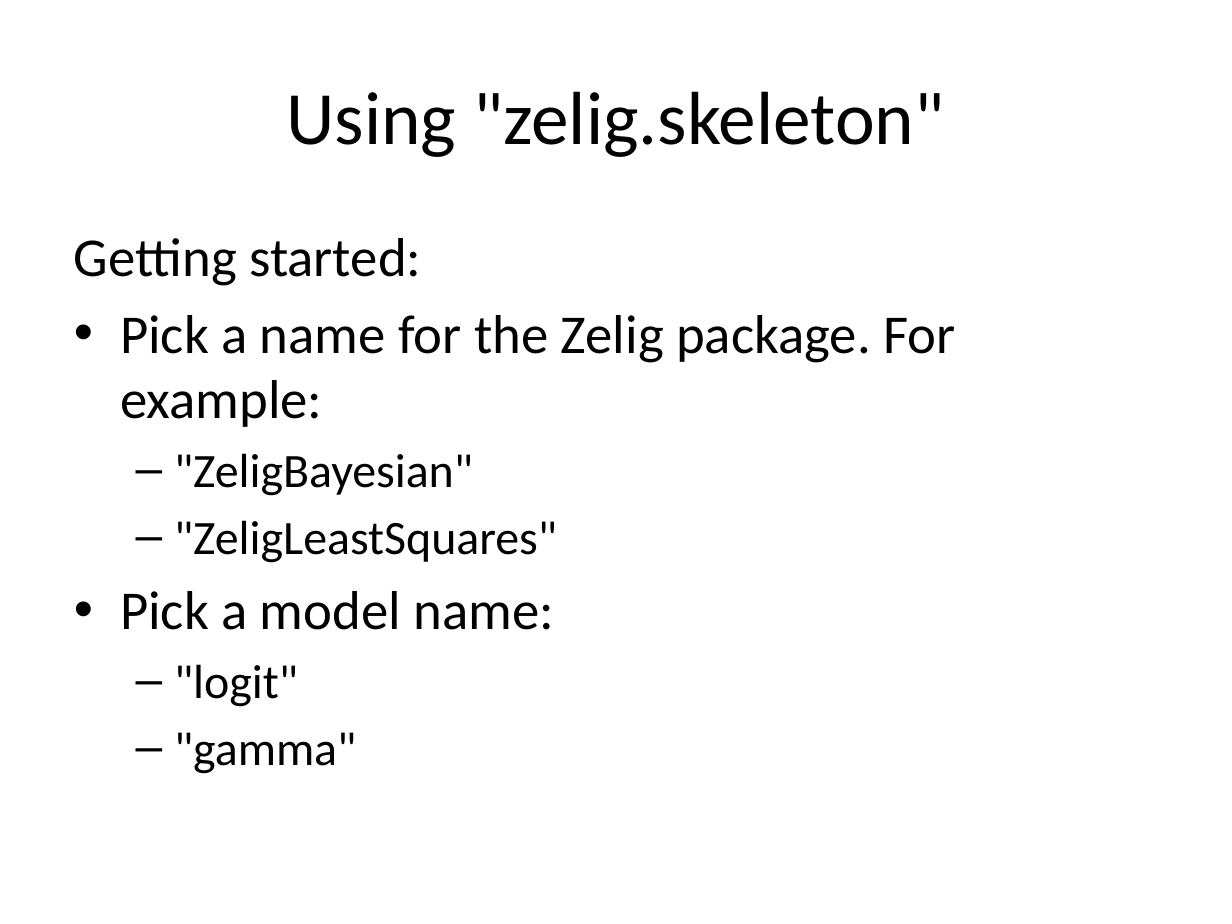
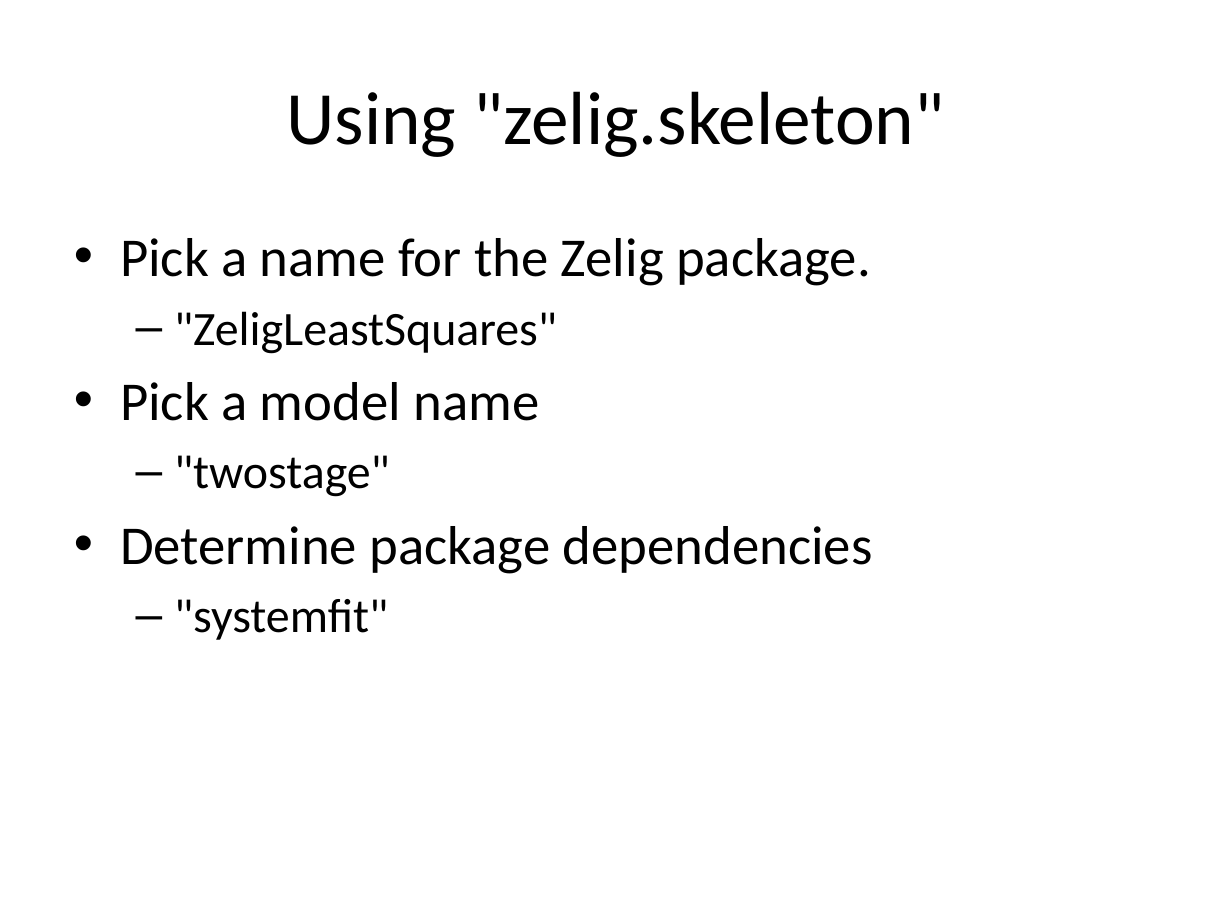
Before and after one commit to IQSS/Zelig4-Documentation, a slide deck: slide 26 of January-Class/Zelig_1_regressions.pptx (slide 25 before the commit). Drawn at 1232x924 pixels with LibreOffice and Linux fonts; fonts in the diff are those of the drawing. Boxes give left, top, right and bottom in pixels: in the first picture for what was removed or moved away, otherwise in the second. Text is boxed around its words. In the diff, an @@ line names an element or a change of style, - is before the commit and + after.

Commit message:
Minor update

```diff
--- a/January-Class/Zelig_1_regressions.pptx
+++ b/January-Class/Zelig_1_regressions.pptx
@@ text at bbox=[120, 238, 871, 286]: text changed @@
-Getting started:
-• Pick a name for the Zelig package. For example:
-  – "ZeligBayesian"
+• Pick a name for the Zelig package.
@@ text at bbox=[120, 382, 873, 640]: text changed @@
-• Pick a model name:
-  – "logit"
-  – "gamma"
+• Pick a model name
+  – "twostage"
+• Determine package dependencies
+  – "systemfit"
```
Also in this commit, not shown: 4 other slides changed, 2 slides added.
